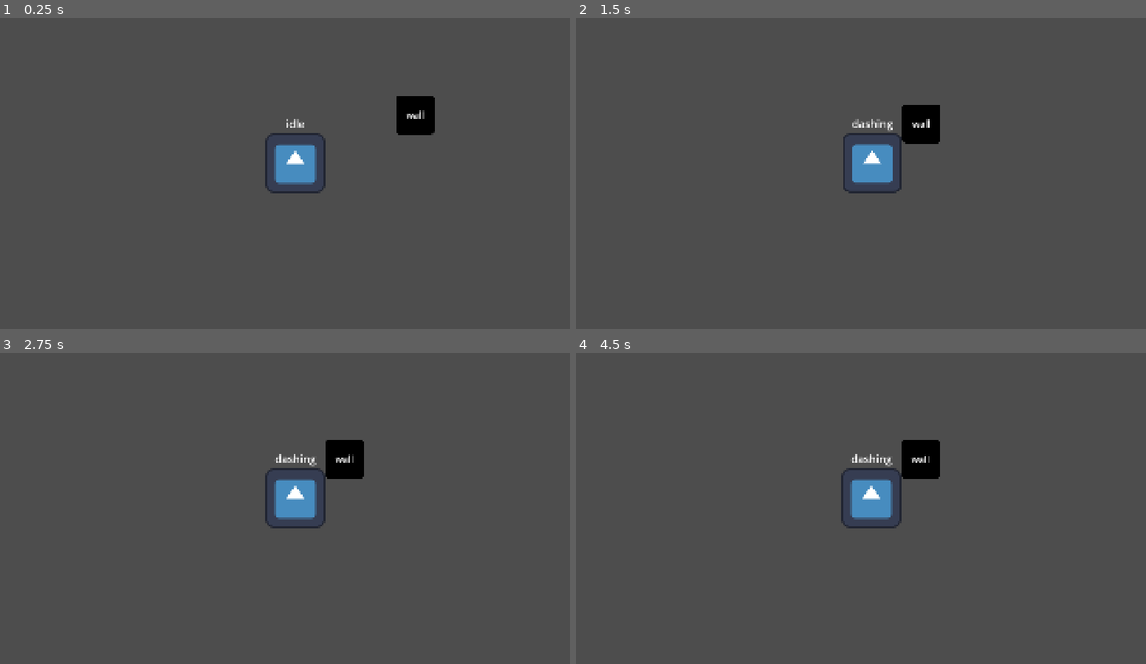
Above: before the commit, frames 1-4 (two rows, left to right).
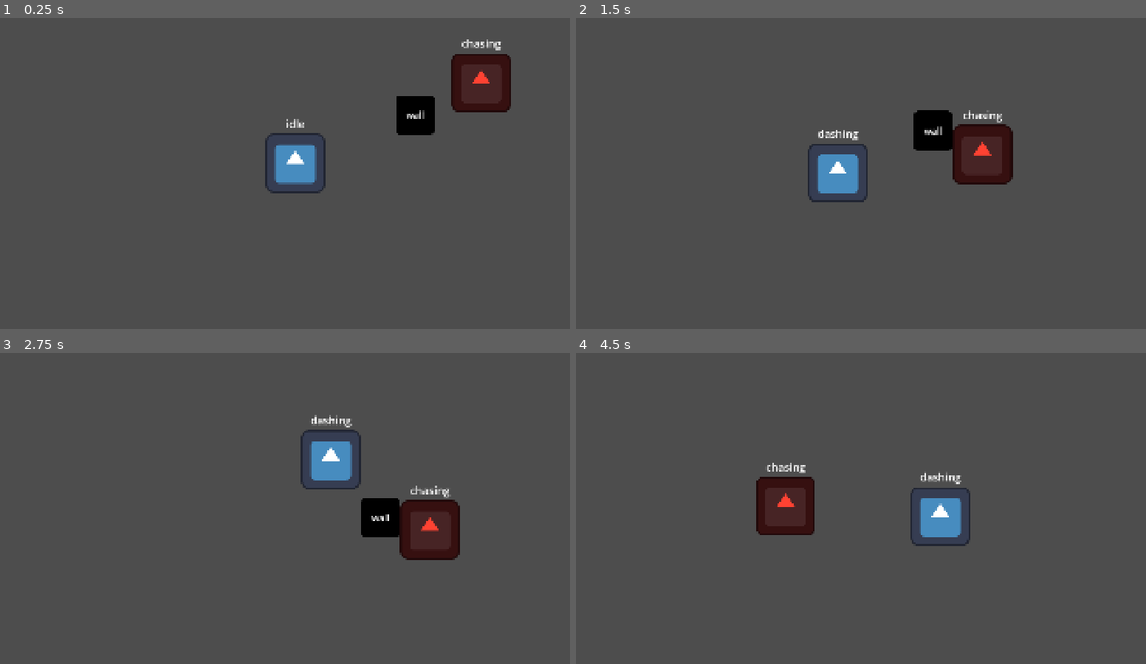
Above: after the commit, the same moments.

Repository: YSHQE/DECADENCE
Game: Godot game, scene res://main.tscn
Same seed, same stepped clock (60 frames per second), same inputs: the game is played once before the commit and once after it. The engine's default icon, where the game draws it, is replaced by a stand-in: a white triangle on a blue panel in a dark square.
Inputs (mouse positions are in pixels of both pictures, inside the frame that each line leads up to):
- Up to frame 1 (0.25 s): no input
- Up to frame 2 (1.5 s): move the mouse to (1003, 145) at 0.52 s; hold D (move_right) 0.53-1.28 s; hold Ctrl (dash) 0.53-1.28 s; move the mouse to (752, 179) at 1.27 s; hold S (move_down) from 1.28 s (still down); tap Ctrl (dash) at 1.35 s
- Up to frame 3 (2.75 s): move the mouse to (353, 424) at 2.02 s; release S (move_down) at 2.03 s; hold D (move_right) from 2.03 s (still down); hold Ctrl (dash) from 2.03 s (still down)
- Up to frame 4 (4.5 s): move the mouse to (843, 564) at 2.77 s; release D (move_right) at 2.78 s; release Ctrl (dash) at 2.78 s; hold W (move_up) 2.78-3.53 s; tap Ctrl (dash) at 2.85, 4.35 s; move the mouse to (1049, 548) at 3.52 s; hold Ctrl (dash) 3.53-4.28 s; hold A (move_left) from 3.53 s (still down); move the mouse to (695, 449) at 4.27 s

The runs differ from the first frame. In frame 1, 2.1% of the frame differs, in the area x 79-90%, y 6-31%; in frame 2, 5.2%; in frame 3, 5.8%, in the area x 46-81%, y 19-67%; in frame 4, 5.4%.

Commit message:
Added hboxes, added base Entity class
- Added hitbox and hurtbox, but haven't tested yet (surely it works)
- Modified Player code a bit to extend from Entity
- Added new Enemy class that extends from Entity

I did a lot in an hour, truly God is good

Diff:
--- /dev/null
+++ b/entity/enemy/enemy.gd
@@ -0,0 +1,66 @@
+class_name Enemy extends Entity
+
+
+@export var move_speed: float = 700.0
+@export var attack_distance: float = 300.0 # In pixels? idk
+
+@export var player: Player:
+	get:
+		if not player:
+			player = get_tree().get_first_node_in_group("Player")
+		return player
+
+
+enum State {
+	IDLE,
+	CHASING,
+	ATTACKING,
+}
+
+var current_state: State = State.IDLE
+
+
+@onready var state_label: Label = $StateLabel
+
+
+func _physics_process(delta: float) -> void:
+	# Process states
+	match current_state:
+		State.IDLE: _process_idle()
+		State.CHASING: _process_chasing()
+		State.ATTACKING: _process_attacking()
+
+	# Transition states
+	if global_position.distance_to(player.global_position) <= attack_distance:
+		current_state = State.ATTACKING
+	elif global_position.distance_to(player.global_position) >= attack_distance:
+		current_state = State.CHASING
+	else:
+		current_state = State.IDLE
+
+	# Debug state
+	state_label.text = print_state(current_state)
+
+	move_and_slide()
+
+
+func print_state(state: int) -> String:
+	match state:
+		State.IDLE: return "idle"
+		State.CHASING: return "chasing"
+		State.ATTACKING: return "attacking"
+	return "man idk"
+
+
+func _process_idle() -> void:
+	if (velocity != Vector2.ZERO):
+		velocity = Vector2.ZERO
+
+
+func _process_chasing() -> void:
+	var dir := (player.global_position - global_position)
+	velocity = dir.normalized() * move_speed
+
+
+func _process_attacking() -> void:
+	velocity = Vector2.ZERO
--- /dev/null
+++ b/entity/enemy/enemy.tscn
@@ -0,0 +1,35 @@
+[gd_scene format=3 uid="uid://b0wi1ytak6m0c"]
+
+[ext_resource type="PackedScene" uid="uid://cpabo0ugatel3" path="res://entity/entity.tscn" id="1_8vdsg"]
+[ext_resource type="Texture2D" uid="uid://j1gsj5tkeuw7" path="res://assets/icon.svg" id="2_lvn57"]
+[ext_resource type="Script" uid="uid://bculcchoe4wdu" path="res://entity/enemy/enemy.gd" id="2_pmu85"]
+
+[sub_resource type="RectangleShape2D" id="RectangleShape2D_lvn57"]
+size = Vector2(192, 192)
+
+[node name="Enemy" unique_id=1584016522 instance=ExtResource("1_8vdsg")]
+script = ExtResource("2_pmu85")
+
+[node name="Sprite" parent="." index="0" unique_id=1722970200]
+self_modulate = Color(0.9999921, 0.25959152, 0.19534814, 1)
+scale = Vector2(1.5, 1.5)
+texture = ExtResource("2_lvn57")
+
+[node name="Collision" type="CollisionShape2D" parent="." index="1" unique_id=1717920861]
+shape = SubResource("RectangleShape2D_lvn57")
+
+[node name="StateLabel" type="Label" parent="." index="2" unique_id=114666307]
+anchors_preset = 8
+anchor_left = 0.5
+anchor_top = 0.5
+anchor_right = 0.5
+anchor_bottom = 0.5
+offset_left = -42.5
+offset_top = -152.5
+offset_right = 42.5
+offset_bottom = -103.5
+grow_horizontal = 2
+grow_vertical = 2
+theme_override_font_sizes/font_size = 35
+text = "state"
+horizontal_alignment = 1
--- /dev/null
+++ b/entity/entity.gd
@@ -0,0 +1,24 @@
+class_name Entity extends CharacterBody2D
+
+
+@export var health: float = 100.0
+@export var attack_damage: float = 2.0
+
+
+@onready var sprite: Sprite2D = $Sprite
+
+func _ready() -> void:
+	print("a")
+
+
+func take_damage(amount: float) -> void:
+	health -= amount
+	if health <= 0:
+		womp_womp()
+
+
+# Death function
+func womp_womp() -> void:
+	set_physics_process(false)
+	set_process(false)
+	sprite.self_modulate.a = 0.3
--- /dev/null
+++ b/entity/entity.tscn
@@ -0,0 +1,5 @@
+[gd_scene format=3 uid="uid://cpabo0ugatel3"]
+
+[node name="Entity" type="CharacterBody2D" unique_id=1584016522]
+
+[node name="Sprite" type="Sprite2D" parent="." unique_id=1722970200]
--- a/player/player.gd
+++ b/entity/player/player.gd
@@ -1,11 +1,11 @@
-class_name Player extends CharacterBody2D
+class_name Player extends Entity
 
-
-@export_group("Movement")
+@export_subgroup("Movement")
 @export var move_speed: float = 700.0
 @export_subgroup("Dash")
 @export var dash_speed: float = 1500.0
 @export var dash_distance: float = 500.0
+@export var dash_duration: float = 0.5 # in seconds
 
 enum State {
 	IDLE,
@@ -19,6 +19,7 @@
 var dashing: bool = false
 var can_dash: bool = true
 var dash_distance_remaining: float = 0.0
+var dash_time_remaining: float = 0.0
 var dash_target_point: Vector2 = Vector2.ZERO
 
 
@@ -26,11 +27,17 @@
 @onready var state_label: Label = $StateLabel
 
 
+func _ready() -> void:
+	if not dash_cooldown_timer.is_connected(
+		"timeout",
+		_on_dash_cooldown_timeout
+	):
+		dash_cooldown_timer.connect("timeout", _on_dash_cooldown_timeout)
+
+
 func _physics_process(delta: float) -> void:
 	var move_dir := Input.get_vector(
 		"move_left", "move_right", "move_up", "move_down").normalized()
-
-	state_label.text = print_state(current_state)
 
 	# Process states
 	match current_state:
@@ -42,12 +49,15 @@
 	# Transition states
 	if dashing:
 		current_state = State.DASHING
-	elif can_dash and Input.is_action_just_pressed("dash"):
+	elif can_dash and Input.is_action_pressed("dash"):
 		current_state = State.START_DASH
 	elif move_dir != Vector2.ZERO:
 		current_state = State.MOVING
 	else:
 		current_state = State.IDLE
+
+	# Debug state
+	state_label.text = print_state(current_state)
 
 	move_and_slide()
 
@@ -73,6 +83,7 @@
 func _process_start_dash() -> void:
 	can_dash = false
 	dash_distance_remaining = dash_distance
+	dash_time_remaining = dash_duration
 
 	var dash_dir = (get_global_mouse_position() - global_position).normalized()
 	dash_target_point = dash_dir * dash_distance
@@ -82,11 +93,10 @@
 
 func _process_dashing(delta: float) -> void:
 	dash_distance_remaining -= get_position_delta().length()
-
-	print("dash_distance_remaining: ", dash_distance_remaining)
+	dash_time_remaining -= delta
 
 	# Dash end condition
-	if dash_distance_remaining <= 0.0:
+	if dash_distance_remaining <= 0.0 or dash_time_remaining <= 0.0:
 		dash_cooldown_timer.start()
 		dashing = false
 		return
--- /dev/null
+++ b/entity/player/player.tscn
@@ -0,0 +1,43 @@
+[gd_scene format=3 uid="uid://b5pw8bd1ekhmx"]
+
+[ext_resource type="PackedScene" uid="uid://cpabo0ugatel3" path="res://entity/entity.tscn" id="1_nqnt1"]
+[ext_resource type="Texture2D" uid="uid://j1gsj5tkeuw7" path="res://assets/icon.svg" id="1_oul6g"]
+[ext_resource type="Script" uid="uid://bwkvognnt3bxe" path="res://entity/player/player.gd" id="1_rkbax"]
+
+[sub_resource type="RectangleShape2D" id="RectangleShape2D_e6ar1"]
+size = Vector2(192, 192)
+
+[node name="Player" unique_id=1584016522 groups=["Player"] instance=ExtResource("1_nqnt1")]
+script = ExtResource("1_rkbax")
+
+[node name="Sprite" parent="." index="0" unique_id=1722970200]
+scale = Vector2(1.5, 1.5)
+texture = ExtResource("1_oul6g")
+
+[node name="Collision" type="CollisionShape2D" parent="." index="1" unique_id=535775730]
+shape = SubResource("RectangleShape2D_e6ar1")
+
+[node name="Camera" type="Camera2D" parent="." index="2" unique_id=1414970345]
+position_smoothing_enabled = true
+
+[node name="StateLabel" type="Label" parent="." index="3" unique_id=2044777302]
+anchors_preset = 8
+anchor_left = 0.5
+anchor_top = 0.5
+anchor_right = 0.5
+anchor_bottom = 0.5
+offset_left = -42.5
+offset_top = -152.5
+offset_right = 42.5
+offset_bottom = -103.5
+grow_horizontal = 2
+grow_vertical = 2
+theme_override_font_sizes/font_size = 35
+text = "state"
+horizontal_alignment = 1
+
+[node name="DashCooldownTimer" type="Timer" parent="." index="4" unique_id=535413562]
+wait_time = 0.2
+one_shot = true
+
+[connection signal="timeout" from="DashCooldownTimer" to="." method="_on_dash_cooldown_timeout"]
--- /dev/null
+++ b/hbox/hitbox/hitbox.gd
@@ -0,0 +1,20 @@
+class_name Hitbox extends Area2D
+
+
+@export var actor: Entity:
+	get:
+		if not actor:
+			actor = get_parent()
+		return actor
+
+
+func _ready() -> void:
+	if not is_connected("body_entered", Callable(self, "_on_hitbox_pinged")):
+		connect("body_entered", Callable(self, "_on_hitbox_pinged"))
+
+
+func _on_hitbox_pinged(hurtbox: Hurtbox) -> void:
+	var target := hurtbox.actor
+	var damage := actor.attack_damage
+
+	target.take_damage(damage)
--- /dev/null
+++ b/hbox/hitbox/hitbox.tscn
@@ -0,0 +1,8 @@
+[gd_scene format=3 uid="uid://db0j4hmgvkks0"]
+
+[ext_resource type="Script" uid="uid://ckesow4w86dg0" path="res://hbox/hitbox/hitbox.gd" id="1_g75wb"]
+
+[node name="Hitbox" type="Area2D" unique_id=1129795298]
+script = ExtResource("1_g75wb")
+
+[connection signal="body_entered" from="." to="." method="_on_hitbox_pinged"]
--- /dev/null
+++ b/hbox/hurtbox/hurtbox.gd
@@ -0,0 +1,8 @@
+class_name Hurtbox extends Area2D
+
+
+@export var actor: Entity:
+	get:
+		if not actor:
+			actor = get_parent()
+		return actor
--- /dev/null
+++ b/hbox/hurtbox/hurtbox.tscn
@@ -0,0 +1,6 @@
+[gd_scene format=3 uid="uid://d3fcyi7c2soig"]
+
+[ext_resource type="Script" uid="uid://827xqgmo3w8" path="res://hbox/hurtbox/hurtbox.gd" id="1_ydip0"]
+
+[node name="Hurtbox" type="Area2D" unique_id=160118446]
+script = ExtResource("1_ydip0")
--- a/main.tscn
+++ b/main.tscn
@@ -1,6 +1,7 @@
 [gd_scene format=3 uid="uid://crewyrvh1ecde"]
 
-[ext_resource type="PackedScene" uid="uid://ce5g4ongaqpj6" path="res://player/player.tscn" id="1_ig7tw"]
+[ext_resource type="PackedScene" uid="uid://b5pw8bd1ekhmx" path="res://entity/player/player.tscn" id="1_ig7tw"]
+[ext_resource type="PackedScene" uid="uid://b0wi1ytak6m0c" path="res://entity/enemy/enemy.tscn" id="3_1bvp3"]
 [ext_resource type="Texture2D" uid="uid://j1gsj5tkeuw7" path="res://assets/icon.svg" id="3_h2yge"]
 
 [sub_resource type="RectangleShape2D" id="RectangleShape2D_0xm2m"]
@@ -34,5 +35,8 @@
 text = "wall"
 horizontal_alignment = 1
 
-[node name="Player" parent="." unique_id=1607062957 groups=["Player"] instance=ExtResource("1_ig7tw")]
+[node name="Player" parent="." unique_id=1607062957 instance=ExtResource("1_ig7tw")]
 position = Vector2(960, 540)
+
+[node name="Enemy" parent="." unique_id=1584016522 instance=ExtResource("3_1bvp3")]
+position = Vector2(1714, 213)
--- a/player/player.tscn
+++ /dev/null
@@ -1,43 +0,0 @@
-[gd_scene format=3 uid="uid://ce5g4ongaqpj6"]
-
-[ext_resource type="Texture2D" uid="uid://j1gsj5tkeuw7" path="res://assets/icon.svg" id="1_oul6g"]
-[ext_resource type="Script" uid="uid://bwkvognnt3bxe" path="res://player/player.gd" id="1_rkbax"]
-
-[sub_resource type="RectangleShape2D" id="RectangleShape2D_4flbx"]
-size = Vector2(192, 192)
-
-[node name="Player" type="CharacterBody2D" unique_id=1607062957]
-motion_mode = 1
-script = ExtResource("1_rkbax")
-
-[node name="Sprite" type="Sprite2D" parent="." unique_id=1003003879]
-scale = Vector2(1.5, 1.5)
-texture = ExtResource("1_oul6g")
-
-[node name="Collision" type="CollisionShape2D" parent="." unique_id=1172926858]
-shape = SubResource("RectangleShape2D_4flbx")
-
-[node name="Camera" type="Camera2D" parent="." unique_id=1452764340]
-position_smoothing_enabled = true
-
-[node name="StateLabel" type="Label" parent="." unique_id=12328182]
-anchors_preset = 8
-anchor_left = 0.5
-anchor_top = 0.5
-anchor_right = 0.5
-anchor_bottom = 0.5
-offset_left = -42.5
-offset_top = -152.5
-offset_right = 42.5
-offset_bottom = -103.5
-grow_horizontal = 2
-grow_vertical = 2
-theme_override_font_sizes/font_size = 35
-text = "state"
-horizontal_alignment = 1
-
-[node name="DashCooldownTimer" type="Timer" parent="." unique_id=1218298563]
-wait_time = 0.2
-one_shot = true
-
-[connection signal="timeout" from="DashCooldownTimer" to="." method="_on_dash_cooldown_timeout"]
Not shown, added: entity/enemy/enemy.gd.uid
Not shown, added: entity/entity.gd.uid
Renamed: player/player.gd.uid -> entity/player/player.gd.uid
Not shown, added: hbox/hitbox/hitbox.gd.uid
Not shown, added: hbox/hurtbox/hurtbox.gd.uid
